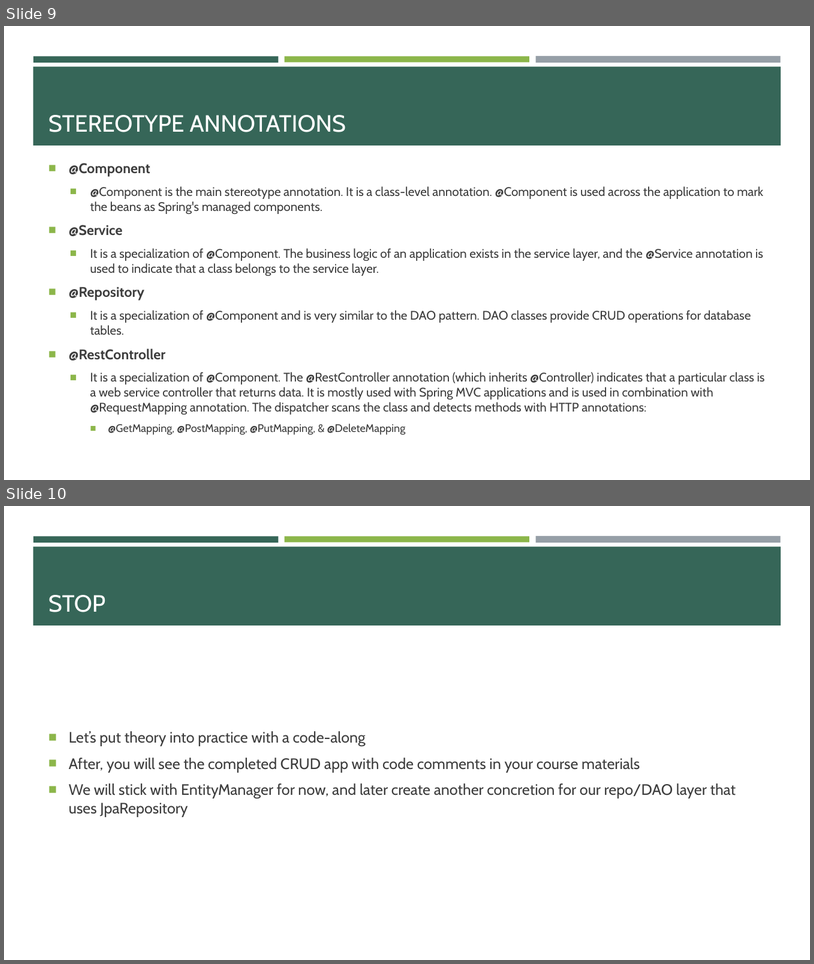
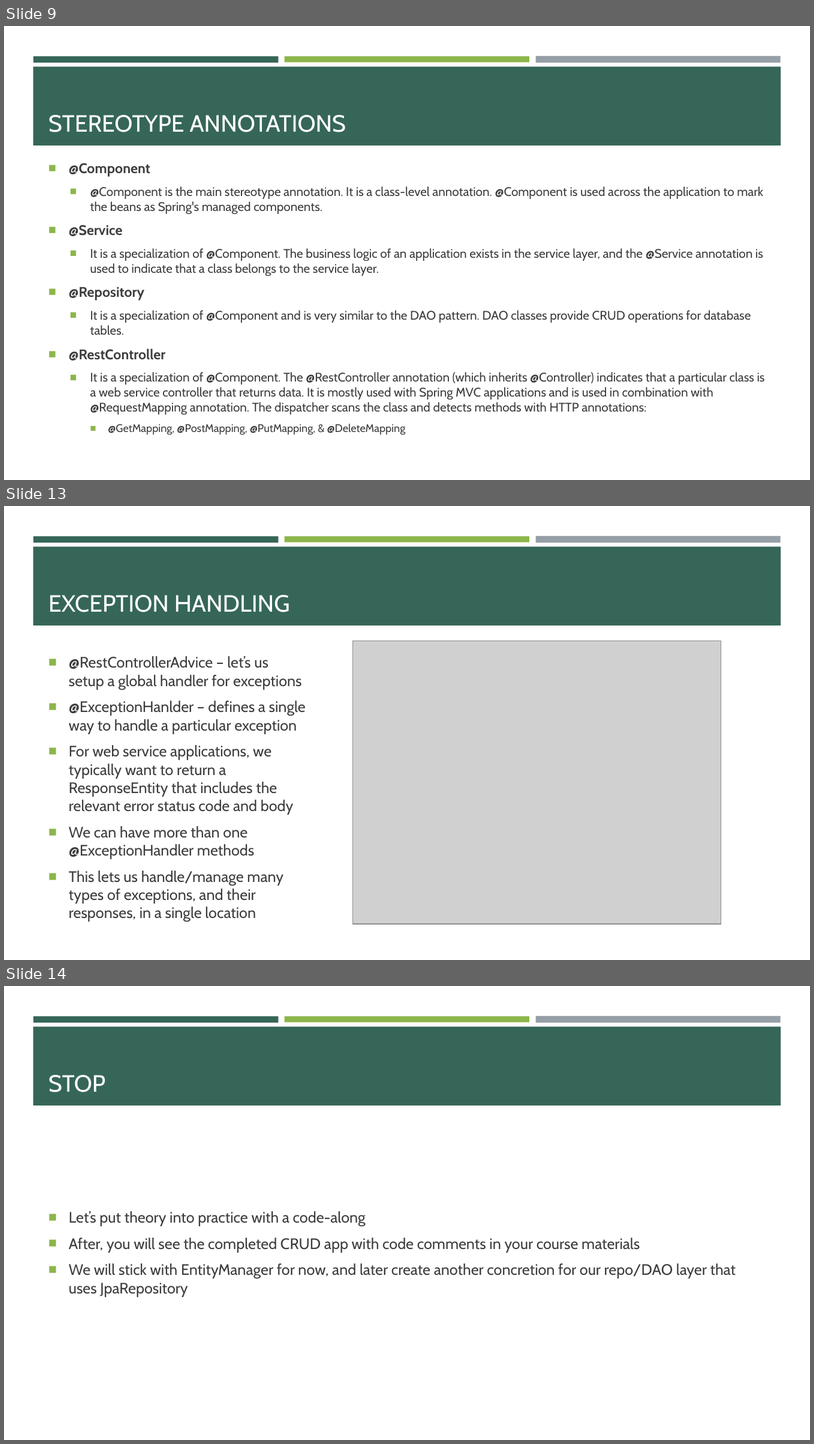
Before and after one commit to e-m-wilson/java-fs, a slide deck: Week_6/02_Hibernate_JPA_&_REST.pptx. Shown one above the other, each under a label of ours: slides 9 and 10 before the commit, slides 9, 13 and 14 after it; the slides between them are not shown. The pictures are 814x964 and 814x1444 pixels, drawn with LibreOffice and Linux fonts; fonts in the diff are those of the drawing; grey boxes stand for pictures. Boxes give left, top, right and bottom in pixels: in the first picture for what was removed or moved away, otherwise in the second. Text is boxed around its words. In the diff, an @@ line names an element or a change of style, - is before the commit and + after.

```diff
--- a/Week_6/02_Hibernate_JPA_&_REST.pptx
+++ b/Week_6/02_Hibernate_JPA_&_REST.pptx
@@ slide 13 added at bbox=[4, 506, 810, 960], background #FFFFFF; not listed: 4 template elements that a slide beside it also shows @@
@@ title added at bbox=[48, 595, 290, 612], 28 pt, text #FFFFFF @@
+EXCEPTION HANDLING
@@ picture added at bbox=[353, 640, 722, 924] @@
@@ text added at bbox=[69, 656, 306, 921], 18 pt, text #3D3D3D @@
+■ @RestControllerAdvice – let’s us setup a global handler for exceptions
+■ @ExceptionHanlder – defines a single way to handle a particular exception
+■ For web service applications, we typically want to return a ResponseEntity that includes the relevant error status code and body
+■ We can have more than one @ExceptionHandler methods
+■ This lets us handle/manage many types of exceptions, and their responses, in a single location
@@ what was slide 10 is now slide 14 @@
```
Also in this commit, not shown: 3 other slides added, 11 other files.
